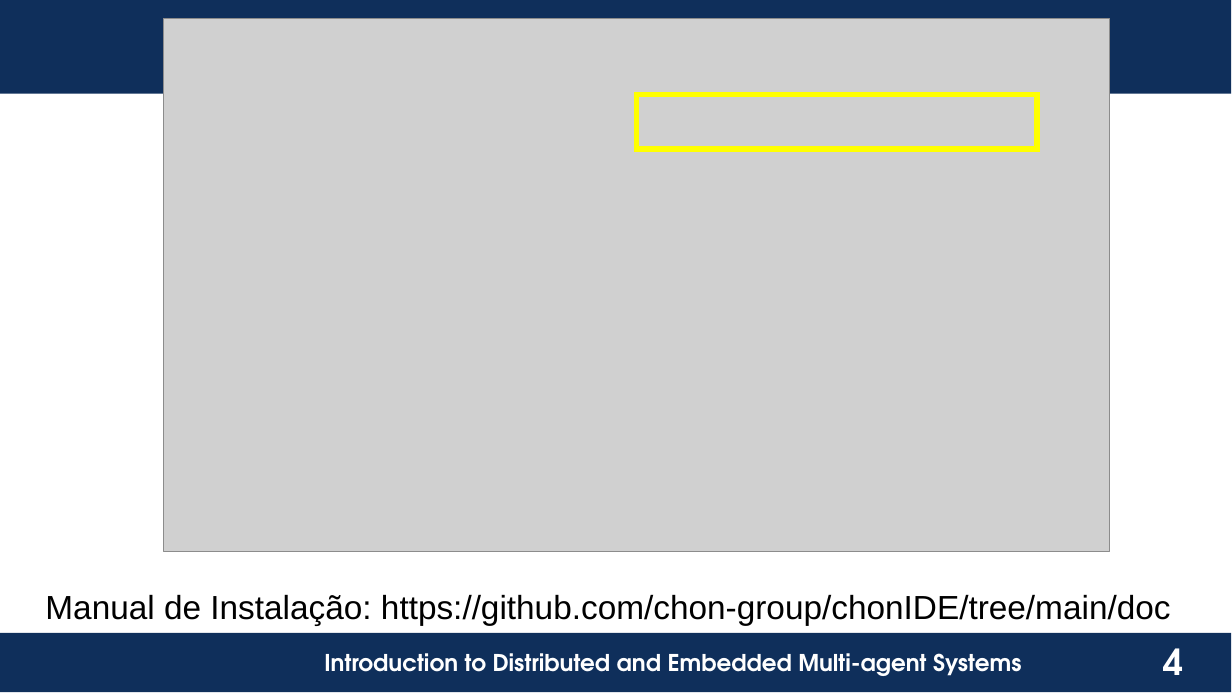
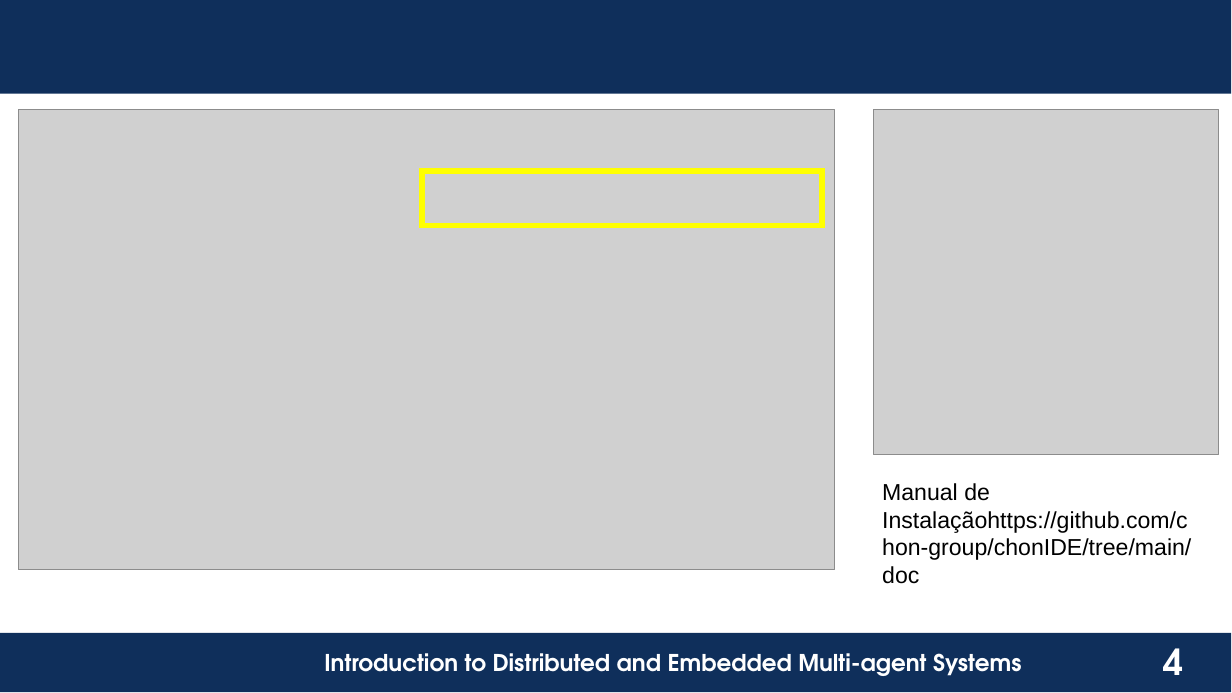
Before and after one commit to chon-group/distributedAndEmbeddedAI, a slide deck: slide 4 of course/05-TheDevelopmentTool/TheDevelopmentTool_20240217.odp. Drawn at 1232x693 pixels with LibreOffice and Linux fonts; fonts in the diff are those of the drawing; grey boxes stand for pictures; background and template pictures are left out. Boxes give left, top, right and bottom in pixels: in the first picture for what was removed or moved away, otherwise in the second. Text is boxed around its words. In the diff, an @@ line names an element or a change of style, - is before the commit and + after.

```diff
--- a/course/05-TheDevelopmentTool/TheDevelopmentTool_20240217.odp
+++ b/course/05-TheDevelopmentTool/TheDevelopmentTool_20240217.odp
@@ picture: place and size @@
-picture at [164,18,1110,552]
+picture at [18,109,836,570]
@@ picture added at [873,109,1219,455] @@
@@ rectangle: place and size @@
-rectangle at [637,94,1037,149]
+rectangle at [422,171,823,226]
@@ text at [882,483,1191,584]: text changed; size 26 to 18 pt @@
-Manual de Instalação: https://github.com/chon-group/chonIDE/tree/main/doc
+Manual de Instalaçãohttps://github.com/chon-group/chonIDE/tree/main/doc
```
Also in this commit, not shown: 2 other slides changed, 14 slides added, 21 other files.
